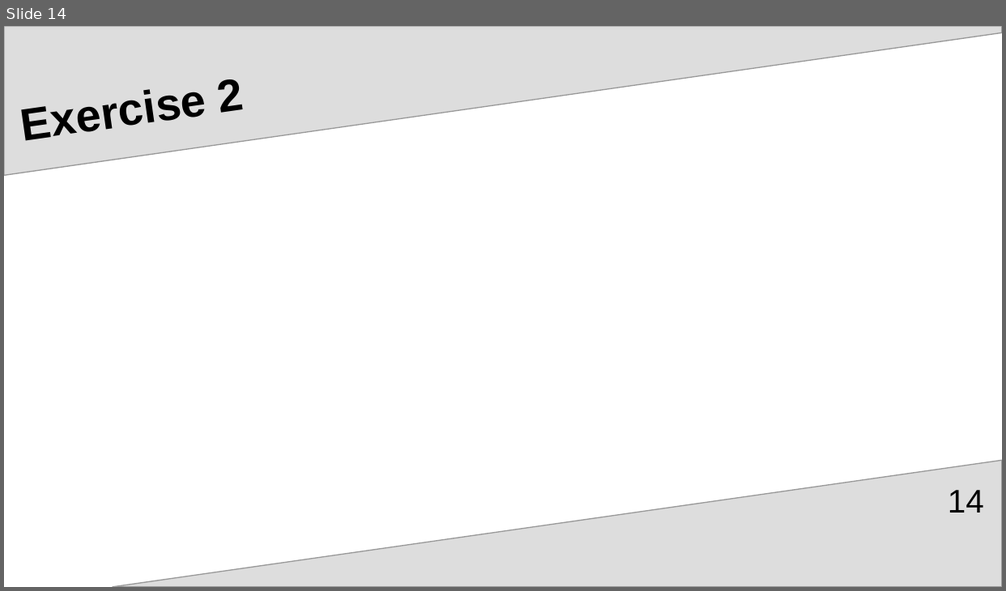
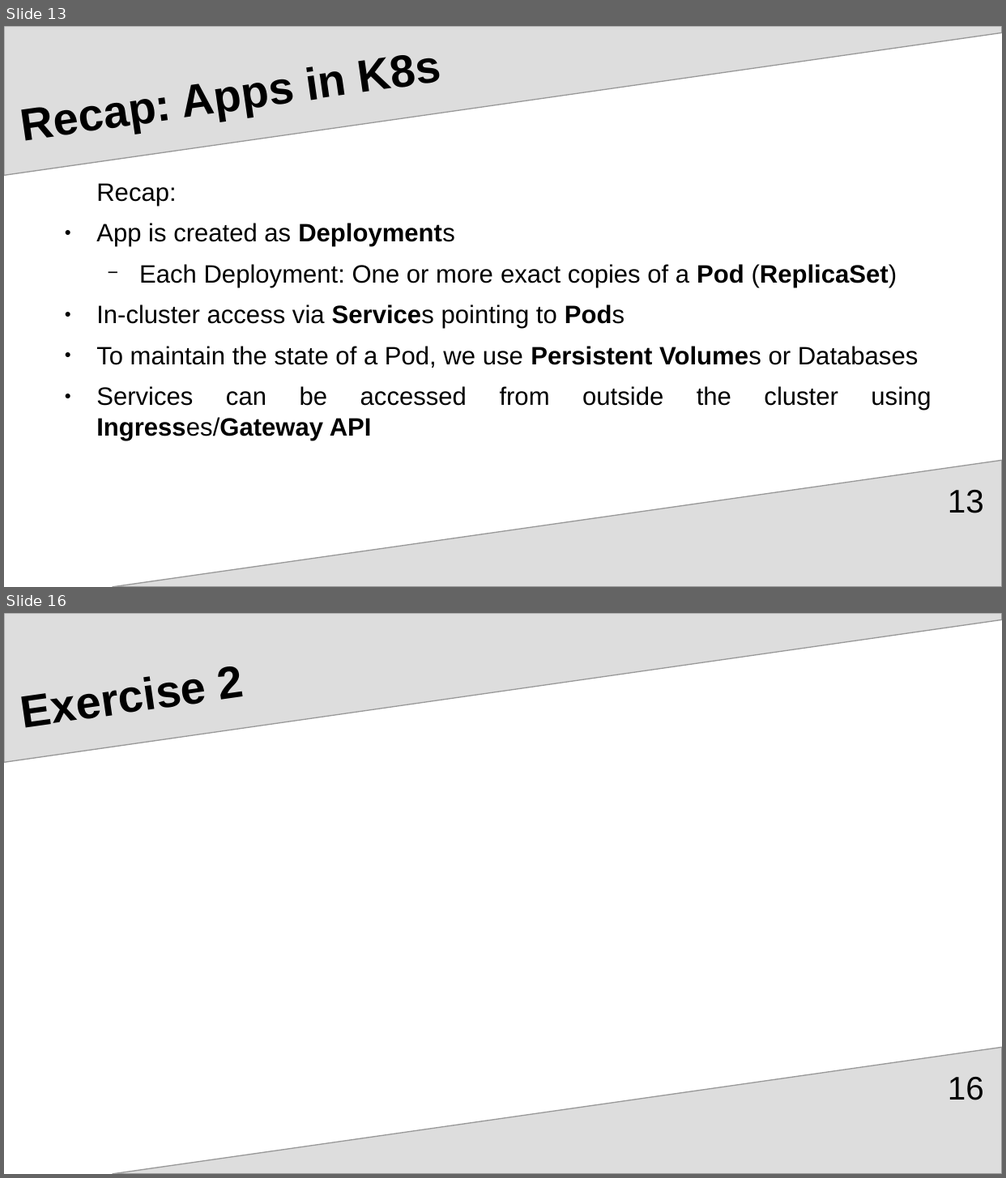
Before and after one commit to upart/cabinops, a slide deck: documentation/Introduction.odp. Shown one above the other, each under a label of ours: slide 14 before the commit, slides 13 and 16 after it; the slides between them are not shown. The pictures are 1006x591 and 1006x1178 pixels, drawn with LibreOffice and Linux fonts; fonts in the diff are those of the drawing. Boxes give left, top, right and bottom in pixels: in the first picture for what was removed or moved away, otherwise in the second. Text is boxed around its words. In the diff, an @@ line names an element or a change of style, - is before the commit and + after.

```diff
--- a/documentation/Introduction.odp
+++ b/documentation/Introduction.odp
@@ slide 13 added at bbox=[4, 26, 1002, 587], background #FFFFFF; not listed: 2 template elements that a slide beside it also shows @@
@@ title added at bbox=[23, 99, 158, 141], 36 pt, text #000000, bold @@
+Recap: Apps in K8s
@@ text added at bbox=[96, 183, 931, 411], 20 pt, text #000000 @@
+Recap:
+● App is created as Deployments
+  − Each Deployment: One or more exact copies of a Pod (ReplicaSet)
+● In-cluster access via Services pointing to Pods
+● To maintain the state of a Pod, we use Persistent Volumes or Databases
+● Services can be accessed from outside the cluster using Ingresses/Gateway API
@@ page number added at bbox=[948, 490, 984, 514], 26 pt, text #000000 @@
+13
@@ what was slide 14 is now slide 16 @@
@@ page number at bbox=[948, 1077, 984, 1101]: text changed @@
-14
+16
```
Also in this commit, not shown: 5 slides changed, 2 other slides added.
